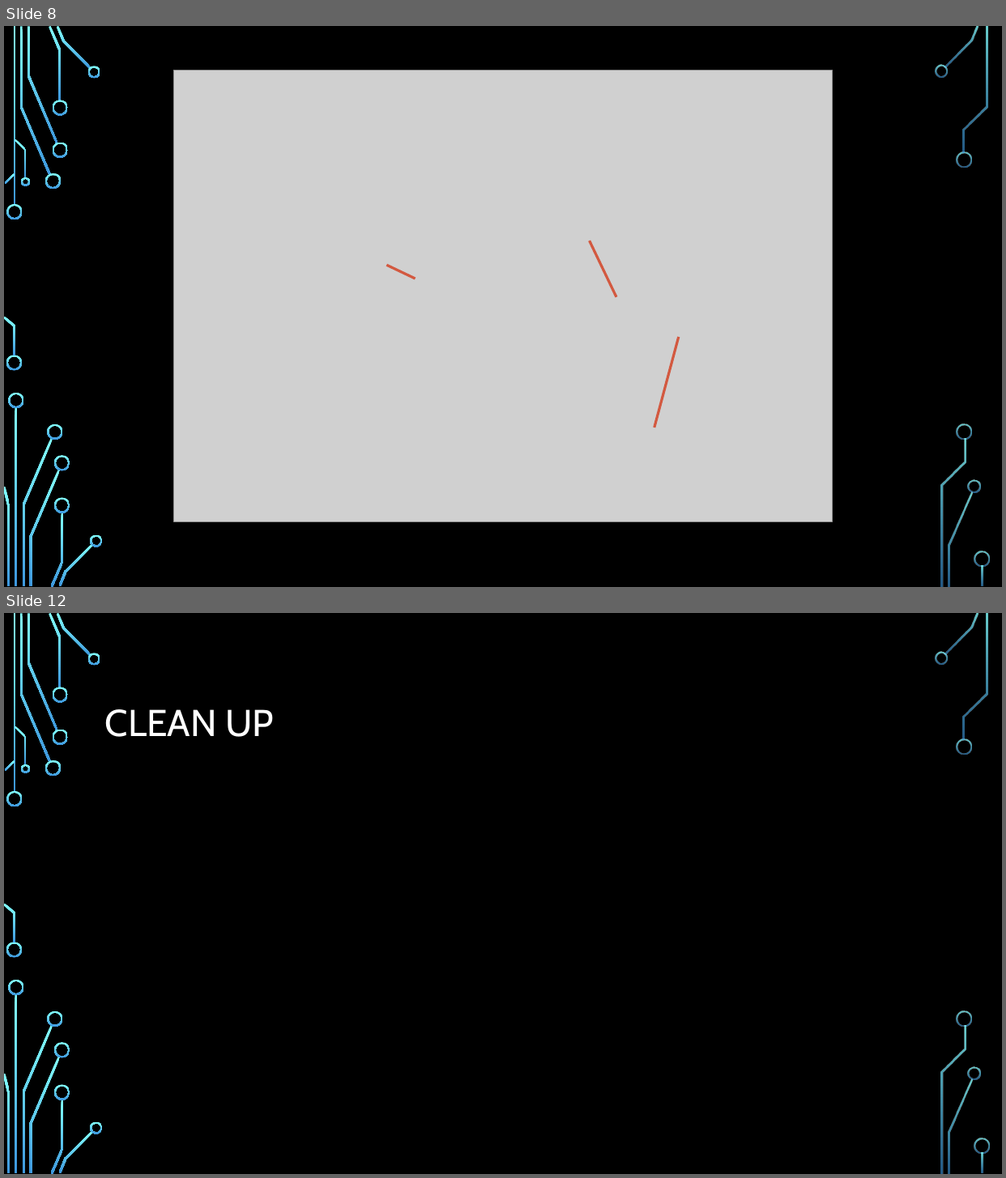
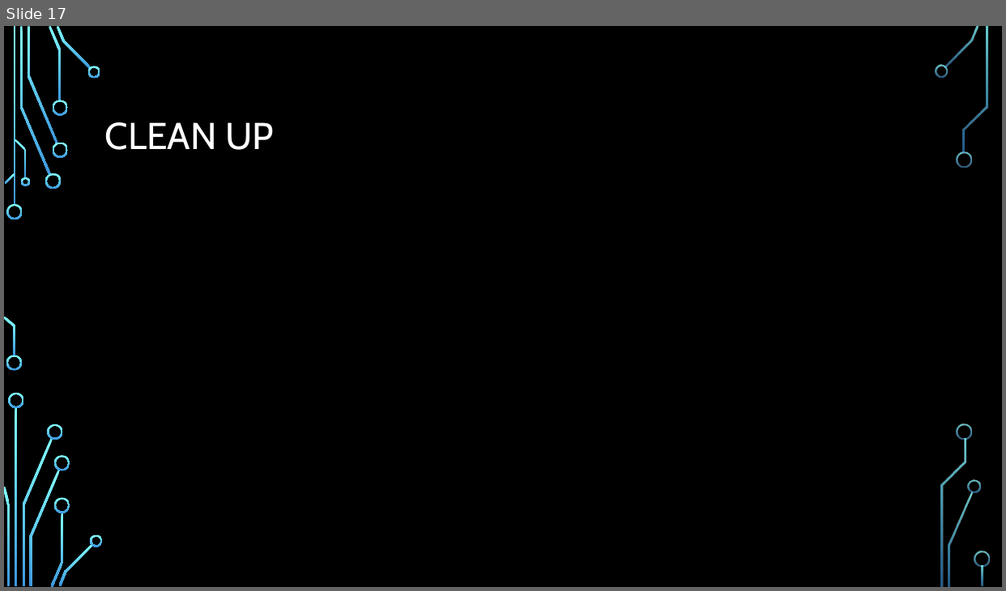
Before and after one commit to kennknisley/project-one-back, a slide deck: Iceland_presentation.pptx. Shown one above the other, each under a label of ours: slides 8 and 12 before the commit, slide 17 after it; the slides between them are not shown. The pictures are 1006x1178 and 1006x591 pixels, drawn with LibreOffice and Linux fonts; fonts in the diff are those of the drawing; grey boxes stand for pictures; background and template pictures are left out. Boxes give left, top, right and bottom in pixels: in the first picture for what was removed or moved away, otherwise in the second. Text is boxed around its words. In the diff, an @@ line names an element or a change of style, - is before the commit and + after.

```diff
--- a/Iceland_presentation.pptx
+++ b/Iceland_presentation.pptx
@@ slide 8 removed at box(4, 26, 1002, 587), background picture (left out); not listed: 36 template elements that a slide beside it also shows @@
@@ picture removed at box(174, 71, 832, 523) @@
@@ line removed from (590, 241) to (616, 297) @@
@@ line removed from (386, 265) to (415, 279) @@
@@ line removed from (679, 337) to (654, 428) @@
@@ what was slide 12 is now slide 17 @@
```
Also in this commit, not shown: 1 slide changed, 8 slides added, 2 other slides removed, 3 other files.
